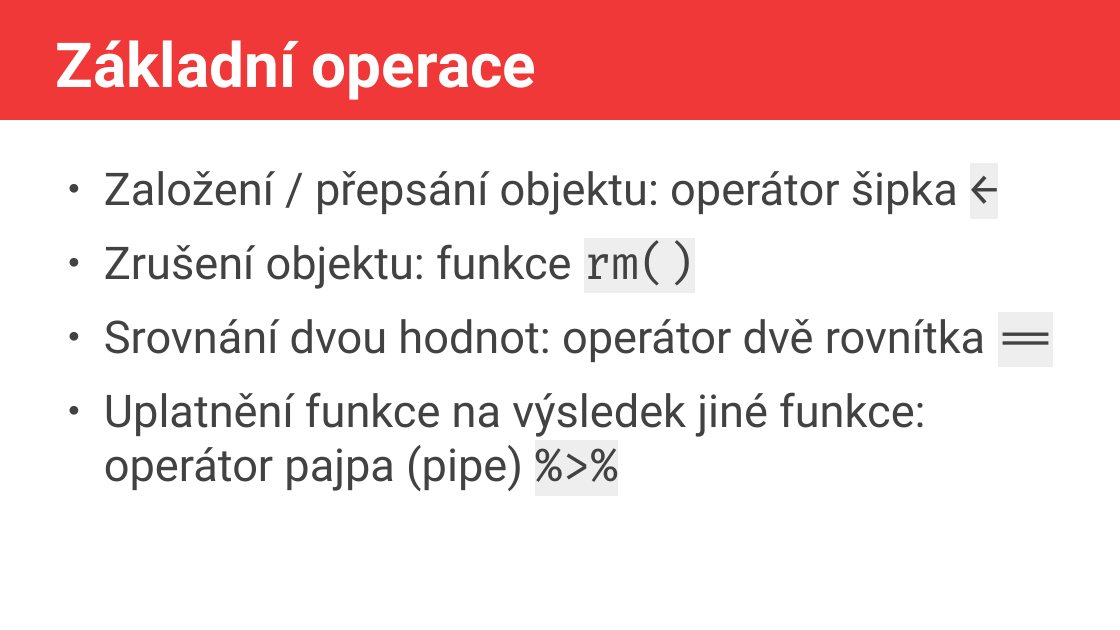
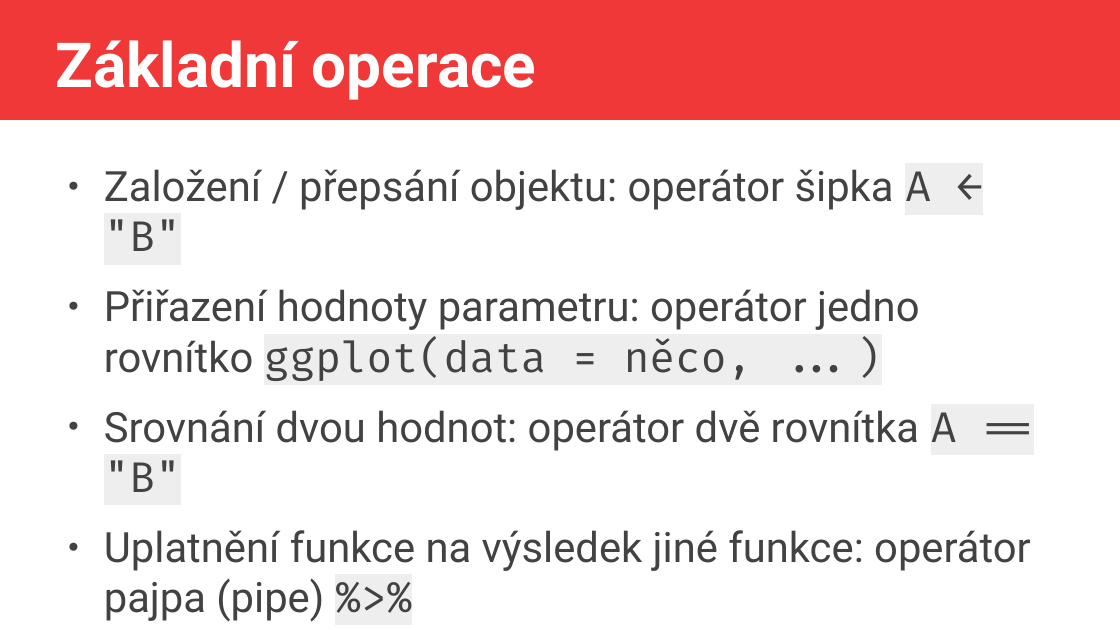
Before and after one commit to jlacko/Intro2R, a slide deck: slide 6 of prezentace/1 - prostředí + operace.odp (slide 5 before the commit). Drawn at 1120x630 pixels with LibreOffice and Linux fonts; fonts in the diff are those of the drawing. Boxes give left, top, right and bottom in pixels: in the first picture for what was removed or moved away, otherwise in the second. Text is boxed around its words. In the diff, an @@ line names an element or a change of style, - is before the commit and + after.

```diff
--- a/prezentace/1 - prostředí + operace.odp
+++ b/prezentace/1 - prostředí + operace.odp
@@ text at (x1=104, y1=169, x2=957, y2=492): text changed; size 32 to 29.6 pt @@
-● Založení / přepsání objektu: operátor šipka ←
-● Zrušení objektu: funkce rm()
-● Srovnání dvou hodnot: operátor dvě rovnítka ==
+● Založení / přepsání objektu: operátor šipka A ← "B"
+● Přiřazení hodnoty parametru: operátor jedno rovnítko ggplot(data = něco, ...)
+● Srovnání dvou hodnot: operátor dvě rovnítka A == "B"
@@ text at (x1=104, y1=530, x2=1031, y2=571): size 32 to 29.6 pt in "Uplatnění funkce na výsledek jiné funkce: operátor ..." @@
```
Also in this commit, not shown: 3 other slides changed, 10 other files.
